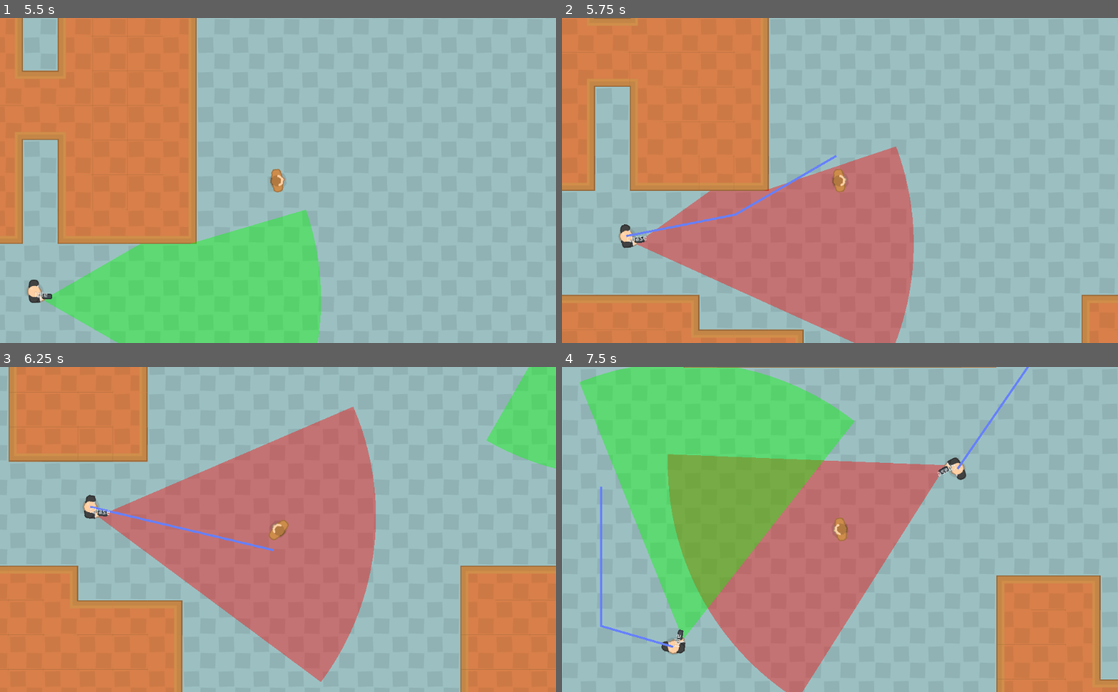
Above: before the commit, frames 1-4 (two rows, left to right).
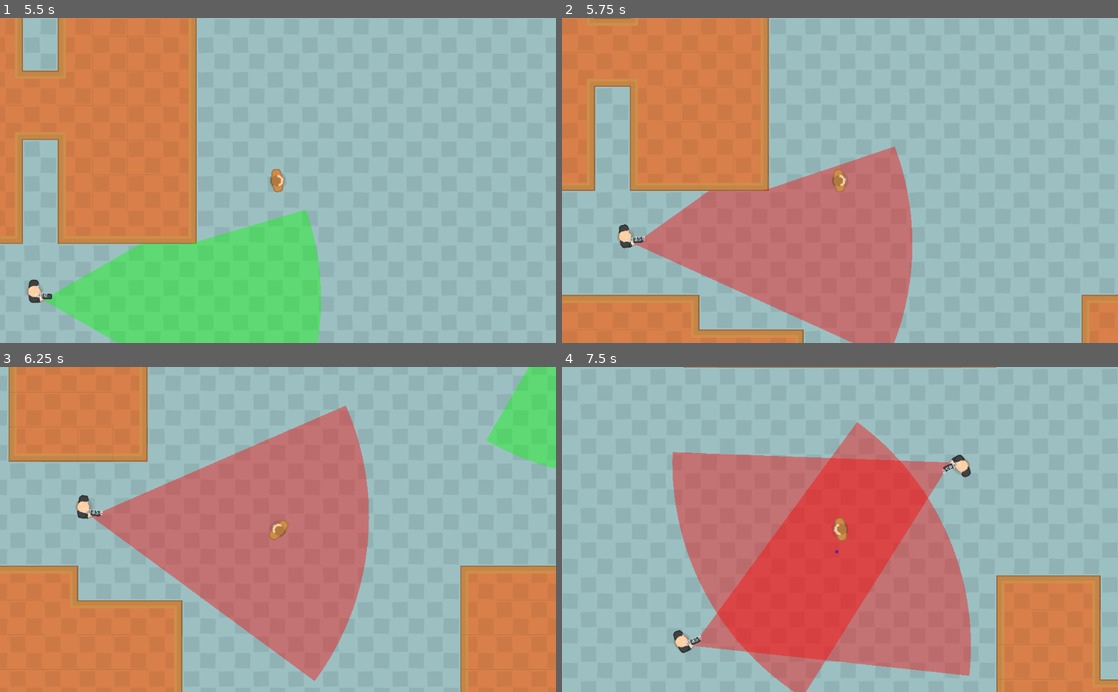
Above: after the commit, the same moments.

Repository: ChewieCB/LD52
Game: Godot game, scene res://src/levels/TestScene.tscn
Two runs of this game, one before a commit and one after it. Both use one fixed random seed, a clock stepped at 60 frames per second and the inputs below.
Inputs (mouse positions are in pixels of both pictures, inside the frame that each line leads up to):
- Up to frame 1 (5.5 s): move the mouse to (400, 164) at 0.52 s; hold D (move_right) 0.53-1.28 s; move the mouse to (166, 196) at 1.27 s; hold S (move_down) 1.28-2.03 s; move the mouse to (333, 109) at 2.02 s; hold D (move_right) 2.03-2.78 s; tap Enter at 2.75 s; move the mouse to (250, 245) at 2.77 s; hold W (move_up) 2.78-3.53 s; move the mouse to (444, 229) at 3.52 s; hold A (move_left) 3.53-5.03 s; move the mouse to (111, 131) at 4.27 s; move the mouse to (305, 180) at 5.02 s; hold S (move_down) from 5.03 s (still down)
- Up to frame 2 (5.75 s): keep holding S (move_down)
- Up to frame 3 (6.25 s): move the mouse to (194, 448) at 5.77 s; release S (move_down) at 5.78 s; hold D (move_right) from 5.78 s (still down)
- Up to frame 4 (7.5 s): move the mouse to (962, 513) at 6.52 s; release D (move_right) at 6.53 s; hold W (move_up) 6.53-7.28 s; move the mouse to (728, 545) at 7.27 s; hold D (move_right) from 7.28 s (still down)

Frame 1 is identical in both runs. In frame 2, 0.8% of the frame differs, in the area x 10-64%, y 39-100%; in frame 3, 2.7%; in frame 4, 46%, in the area x 3-84%, y 0-100%.

Commit message:
Added search/return behaviour to enemy AI

Diff:
--- a/src/enemy/BaseEnemy.tscn
+++ b/src/enemy/BaseEnemy.tscn
@@ -9,6 +9,7 @@
 [ext_resource path="res://src/enemy/states/follow.gd" type="Script" id=7]
 [ext_resource path="res://src/enemy/states/_movement.gd" type="Script" id=8]
 [ext_resource path="res://src/enemy/states/die.gd" type="Script" id=9]
+[ext_resource path="res://src/enemy/states/search.gd" type="Script" id=10]
 
 [sub_resource type="RectangleShape2D" id=1]
 extents = Vector2( 16, 22 )
@@ -54,6 +55,9 @@
 [node name="Chase" type="Node" parent="StateMachine/Movement"]
 script = ExtResource( 6 )
 
+[node name="Search" type="Node" parent="StateMachine/Movement"]
+script = ExtResource( 10 )
+
 [node name="Attack" type="Node" parent="StateMachine/Movement"]
 script = ExtResource( 5 )
 
--- a/src/enemy/base_enemy.gd
+++ b/src/enemy/base_enemy.gd
@@ -30,6 +30,8 @@
 var view_cone_points setget set_view_cone_points
 var view_cone_points_colors
 
+var last_position: Vector2
+
 # Behaviour flags
 export var IS_HOSTILE = true
 export var IS_FOLLOWING = false
@@ -56,6 +58,7 @@
 
 func _process(_delta):
 	update()
+
 
 func _draw():
 	if view_cone_points:
@@ -110,6 +113,7 @@
 		draw_colour = RED
 		if not target:
 			target = body
+			last_position = self.global_position
 			state_machine.transition_to("Movement/Chase")
 
 
@@ -118,20 +122,21 @@
 		if body == target:
 			target = null
 			draw_colour = GREEN
-			state_machine.transition_to("Movement/Idle")
+			player_last_seen_position = body.global_position
+			state_machine.transition_to("Movement/Search")
 
-
-func _on_StopArea_body_entered(body):
-	if body is Player and IS_HOSTILE:
-		if body == target:
-			target = null
-			draw_colour = GREEN
-			state_machine.transition_to("Movement/Idle")
-
-
-func _on_StopArea_body_exited(body):
-	if body is Player and IS_HOSTILE:
-		draw_colour = RED
-		if not target:
-			target = body
-			state_machine.transition_to("Movement/Chase")
+#
+#func _on_StopArea_body_entered(body):
+#	if body is Player and IS_HOSTILE:
+#		if body == target:
+#			target = null
+#			draw_colour = GREEN
+#			state_machine.transition_to("Movement/Idle")
+#
+#
+#func _on_StopArea_body_exited(body):
+#	if body is Player and IS_HOSTILE:
+#		draw_colour = RED
+#		if not target:
+#			target = body
+#			state_machine.transition_to("Movement/Chase")
--- a/src/enemy/states/chase.gd
+++ b/src/enemy/states/chase.gd
@@ -12,10 +12,10 @@
 	target = _actor.target
 
 
-func physics_process(_delta: float):
+func physics_process(delta: float):
 	if not target:
 		# TODO - exit state
-		_state_machine.transition_to("Movement/Idle")
+		_state_machine.transition_to("Movement/Search")
 	else:
 		# Path to the target
 		var nav_path = _actor.nav.get_simple_path(_actor.position, target.position)
@@ -25,15 +25,13 @@
 		for _point in nav_path:
 			var _global_point = _point - _actor.global_position
 			path_line_points.append(_global_point)
-		var path_line = _actor.get_node("Line2D")
-		path_line.points = path_line_points
 
 		# Move towards the target
 		# Point the viewcone towards the next point
 		_actor.raycast.cast_to = nav_path[1] - _actor.global_position
 
 		# Calculate the movement distance for this frame
-		var distance_to_walk = _parent.move_speed * _delta * 1.5
+		var distance_to_walk = _parent.move_speed * 1.4 * delta
 
 		# Move the player along the path until he has run out of movement or the path ends.
 		while distance_to_walk > 0 and nav_path.size() > 0:
--- a/src/enemy/states/follow.gd
+++ b/src/enemy/states/follow.gd
@@ -21,7 +21,7 @@
 #	var remaining_path_points = path_points_array.slice(target_index, path_points_array.size())
 
 
-func physics_process(_delta: float):
+func physics_process(delta: float):
 	# FIXME - the index breaks at the end of the path loop
 	# Path to the target
 	target = path_points[follow_path_index]
@@ -32,15 +32,13 @@
 	for _point in nav_path:
 		var _global_point = _point - _actor.global_position
 		path_line_points.append(_global_point)
-	var path_line = _actor.get_node("Line2D")
-	path_line.points = path_line_points
 
 	# Move towards the target
 	# Point the viewcone towards the next point
 	_actor.raycast.cast_to = nav_path[1] - _actor.global_position
 
 	# Calculate the movement distance for this frame
-	var distance_to_walk = _parent.move_speed * _delta
+	var distance_to_walk = _parent.move_speed * delta
 
 	# Move the player along the path until he has run out of movement or the path ends.
 	while distance_to_walk > 0 and nav_path.size() > 0:
--- a/src/enemy/states/idle.gd
+++ b/src/enemy/states/idle.gd
@@ -17,6 +17,41 @@
 func physics_process(delta: float):
 	_parent.physics_process(delta)
 
+	# Return to the enemy's initial position before idling or resuming follow path
+	if not _actor.last_position or _actor.global_position == _actor.last_position:
+		# TODO - exit state
+		_state_machine.transition_to("Movement/Idle")
+	else:
+		# Path to the target
+		var nav_path = _actor.nav.get_simple_path(_actor.position, _actor.last_position)
+
+		# Convert the path points from local space to global space for the draw func
+		var path_line_points = []
+		for _point in nav_path:
+			var _global_point = _point - _actor.global_position
+			path_line_points.append(_global_point)
+
+		# Move towards the target
+		# Point the viewcone towards the next point
+		_actor.raycast.cast_to = nav_path[1] - _actor.global_position
+
+		# Calculate the movement distance for this frame
+		var distance_to_walk = _parent.move_speed * 1.4 * delta
+
+		# Move the player along the path until he has run out of movement or the path ends.
+		while distance_to_walk > 0 and nav_path.size() > 0:
+			_actor.look_at(nav_path[0])
+			var distance_to_next_point = _actor.position.distance_to(nav_path[0])
+			if distance_to_walk <= distance_to_next_point:
+				# The player does not have enough movement left to get to the next point.
+				_actor.position += _actor.position.direction_to(nav_path[0]) * distance_to_walk
+			else:
+				# The player get to the next point
+				_actor.position = nav_path[0]
+				nav_path.remove(0)
+			# Update the distance to walk
+			distance_to_walk -= distance_to_next_point
+
 	if _actor.IS_FOLLOWING:
 		_state_machine.transition_to("Movement/Follow")
 
--- /dev/null
+++ b/src/enemy/states/search.gd
@@ -0,0 +1,98 @@
+extends State
+
+var target setget set_target
+
+
+func enter(_msg: Dictionary = {}):
+	target = _actor.player_last_seen_position
+	_parent.velocity = Vector2.ZERO
+	_parent.enter()
+
+
+func _physics_process(delta):
+	if not target:
+		return
+
+	# Path to the target
+	var nav_path = _actor.nav.get_simple_path(_actor.position, target)
+
+	# Convert the path points from local space to global space for the draw func
+	var path_line_points = []
+	for _point in nav_path:
+		var _global_point = _point - _actor.global_position
+		path_line_points.append(_global_point)
+
+	# Move towards the target
+	# Point the viewcone towards the next point
+	_actor.raycast.cast_to = nav_path[1] - _actor.global_position
+
+	# Calculate the movement distance for this frame
+	var distance_to_walk = _parent.move_speed * delta
+
+	# Move the player along the path until he has run out of movement or the path ends.
+	while distance_to_walk > 0 and nav_path.size() > 0:
+		_actor.look_at(nav_path[0])
+		var distance_to_next_point = _actor.position.distance_to(nav_path[0])
+		if distance_to_walk <= distance_to_next_point:
+			# The player does not have enough movement left to get to the next point.
+			_actor.position += _actor.position.direction_to(nav_path[0]) * distance_to_walk
+		else:
+			# The player get to the next point
+			_actor.position = nav_path[0]
+			nav_path.remove(0)
+		# Update the distance to walk
+		distance_to_walk -= distance_to_next_point
+
+	# When we get to the player's last known position, look around for them
+	if _actor.position.distance_to(target) < 1:
+		scan_area()
+
+
+func scan_area():
+	# Rotate the view cone a few times to check for the player
+	var original_cast = _actor.raycast.cast_to
+	var scan_directions = [
+		deg2rad(_actor.FOV),
+		deg2rad(-_actor.FOV),
+	]
+	# Shuffle the order of directions
+	scan_directions = shuffle_array(scan_directions)
+	#
+	for direction in scan_directions:
+		_actor.look_at(_actor.global_position + original_cast.rotated(direction))
+		var wait_timer = get_tree().create_timer(rand_range(1.0, 2.0))
+		yield(wait_timer, "timeout")
+
+	_actor.raycast.cast_to = original_cast
+	target = null
+	_actor.player_last_seen_position = null
+	if _actor.IS_FOLLOWING:
+		_state_machine.transition_to("Movement/Follow")
+	else:
+		_state_machine.transition_to("Movement/Idle")
+
+
+func shuffle_array(array):
+	var suffled_array = []
+	var index_array = range(array.size())
+	for _i in range(array.size()):
+		randomize()
+		var x = randi() % index_array.size()
+		suffled_array.append(array[x])
+		index_array.remove(x)
+		array.remove(x)
+	return suffled_array
+
+
+func set_target(value):
+	target = value
+
+	if not target:
+		if _actor.IS_FOLLOWING:
+			_state_machine.transition_to("Movement/Follow")
+		else:
+			_state_machine.transition_to("Movement/Idle")
+
+
+func exit():
+	_parent.exit()
Not shown: 1 places in src/enemy/BaseEnemy.tscn that only renumber resources
